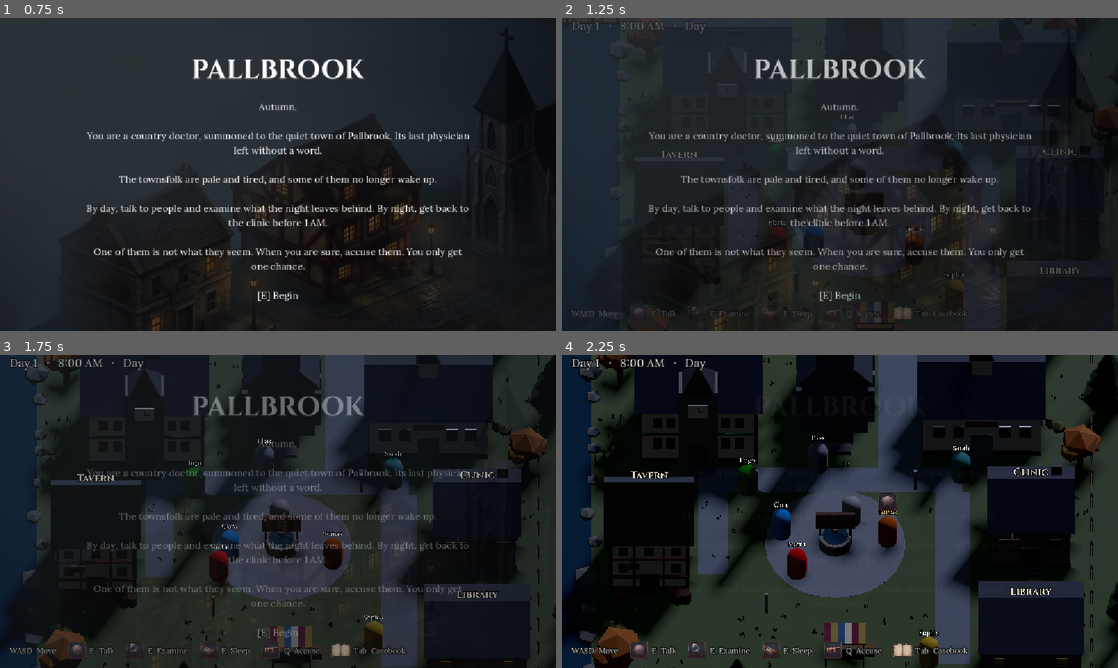
Above: before the commit, frames 1-4 (two rows, left to right).
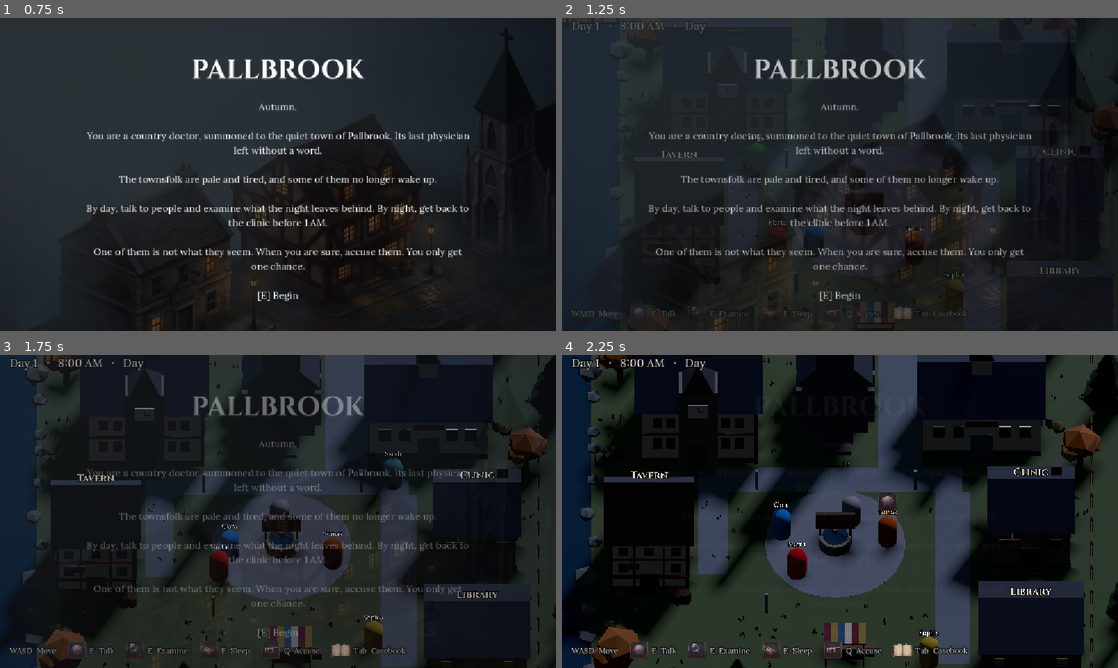
Above: after the commit, the same moments.

Repository: SauloAC/Pallbrook
Game: Godot game, scene res://scenes/mundo/Cidade.tscn
The game is run twice, just before and just after one commit, with the same random seed, the same clock (stepped at 60 frames per second) and the same inputs.
Inputs:
- Up to frame 1 (0.75 s): tap Enter at 0.5 s; hold D (move_right) from 0.53 s (still down); hold Q (accuse) from 0.53 s (still down)
- Up to frame 2 (1.25 s): keep holding D (move_right); keep holding Q (accuse); tap E (interact) at 0.8 s
- Up to frame 3 (1.75 s): release D (move_right) at 1.28 s; release Q (accuse) at 1.28 s; hold S (move_down) from 1.28 s (still down); tap E (interact) at 1.35 s; tap Q (accuse) at 1.55 s
- Up to frame 4 (2.25 s): release S (move_down) at 2.03 s; hold D (move_right) from 2.03 s (still down); hold Q (accuse) from 2.03 s (still down)

Frame 1 is identical in both runs. In frame 2, less than 0.1% of the frame differs, in the area x 33-53%, y 30-49%; in frame 3, 0.3%; in frame 4, 0.5%, in the area x 31-74%, y 25-46%.

Commit message:
NPCs go inside buildings; windows lit only while occupied

Diff:
--- a/data/npcs/hugo.tres
+++ b/data/npcs/hugo.tres
@@ -8,7 +8,7 @@
 npc_name = "Hugo"
 role = "Mayor"
 color = Color(0, 0.49803922, 0, 1)
-Dictionary[int, String]({
+schedule = Dictionary[int, String]({
 8: "Prefeitura",
 12: "Taverna",
 14: "Prefeitura",
--- a/scripts/npc/NPC.gd
+++ b/scripts/npc/NPC.gd
@@ -1,6 +1,9 @@
 extends CharacterBody3D
 
-enum State { ROUTINE, TALKING, SCARED, SLEEPING, DEAD, HUNTING }
+enum State { ROUTINE, TALKING, SCARED, SLEEPING, DEAD, HUNTING, INSIDE }
+
+# Places people stay outside at (everything else has a door to go through)
+const OPEN_AIR_PLACES := ["Praca"]
 
 @export var data: NPCData
 @export var speed := 2.5
@@ -82,6 +85,7 @@
 			_set_present(true)
 			_follow_schedule()
 		State.TALKING:
+			_set_present(true)  # May have come out to the door to talk
 			agent.target_position = global_position  # Stop walking
 		State.SCARED:
 			_set_present(true)
@@ -89,6 +93,9 @@
 				_go_to_place(data.home)
 		State.SLEEPING:
 			_set_present(false)  # Went inside the house
+		State.INSIDE:
+			_set_present(false)  # Inside a building; the window lights up at night
+			velocity = Vector3.ZERO
 		State.DEAD:
 			_set_present(true)
 			collision.disabled = true  # Bodies don't block the way
@@ -136,7 +143,7 @@
 	name_label.text = text
 
 	# Can the player do something with this NPC right now?
-	var can_act := highlighted and (state == State.ROUTINE \
+	var can_act := highlighted and (state == State.ROUTINE or state == State.INSIDE \
 			or (state == State.DEAD and not examined))
 	name_label.modulate = HIGHLIGHT_COLOR if can_act else Color.WHITE
 	prompt_icon.visible = can_act
@@ -145,13 +152,16 @@
 
 func can_talk() -> bool:
 	# Talk to the living, examine the dead (once)
-	return state == State.ROUTINE or (state == State.DEAD and not examined)
+	return state == State.ROUTINE or state == State.INSIDE \
+			or (state == State.DEAD and not examined)
 
 
 func set_highlighted(value: bool) -> void:
 	if highlighted == value:
 		return
 	highlighted = value
+	if state == State.INSIDE:
+		visible = value  # Comes to the door when the doctor is close
 	_update_label()
 
 
@@ -225,7 +235,7 @@
 
 
 func _physics_process(delta: float) -> void:
-	if state == State.SLEEPING or state == State.DEAD:
+	if state == State.SLEEPING or state == State.DEAD or state == State.INSIDE:
 		return
 	# Safety net: if no dialogue is open, nobody should be stuck talking
 	if state == State.TALKING and not GameState.in_dialogue:
@@ -283,6 +293,9 @@
 			hunt_returning = false
 			set_state(State.SLEEPING)
 		return
+	# Reached a building during the routine: go in
+	if state == State.ROUTINE and current_place != "" and not OPEN_AIR_PLACES.has(current_place):
+		set_state(State.INSIDE)
 
 
 func start_hunt(place: String) -> void:
@@ -336,6 +349,12 @@
 	if state == State.SLEEPING:
 		if not GameState.is_night:
 			set_state(State.ROUTINE)  # Wake up and start the day
+		return
+	if state == State.INSIDE:
+		if data.home == current_place and _is_bedtime():
+			set_state(State.SLEEPING)  # Already home: lights out
+		elif _place_for_hour(int(GameState.hour)) != current_place:
+			set_state(State.ROUTINE)  # Time to be somewhere else: step out
 		return
 	if state == State.ROUTINE:
 		_follow_schedule()
--- a/scripts/world/NightLight.gd
+++ b/scripts/world/NightLight.gd
@@ -1,16 +1,54 @@
 extends Light3D
 
-# Any light with this script turns on at night and off during the day
+# Street lamps: on at night, off during the day.
+# Window lights (parent is a building named like a location): on at night only
+# while someone is awake inside. The Clinic is the doctor's, so it is always lit.
+
+const CHECK_INTERVAL := 0.5
 
 var on_energy: float
+var place := ""        # Building this window belongs to ("" = street lamp)
+var lit := false
+var check_timer := 0.0
+
 
 func _ready() -> void:
 	on_energy = light_energy  # The brightness set in the Inspector
-	light_energy = on_energy if GameState.is_night else 0.0
-	EventBus.phase_changed.connect(_on_phase_changed)
+	var parent := get_parent()
+	if parent and parent.name != "Clinica" and _is_location(parent.name):
+		place = parent.name
+	lit = _should_be_lit()
+	light_energy = on_energy if lit else 0.0
 
-func _on_phase_changed(is_night: bool) -> void:
+
+func _process(delta: float) -> void:
+	check_timer -= delta
+	if check_timer > 0.0:
+		return
+	check_timer = CHECK_INTERVAL
+	var should := _should_be_lit()
+	if should == lit:
+		return
+	lit = should
 	var tween := create_tween()
 	# Small random delay so the lights don't all switch at once
 	tween.tween_interval(randf_range(0.0, 1.5))
-	tween.tween_property(self, "light_energy", on_energy if is_night else 0.0, 2.0)
+	tween.tween_property(self, "light_energy", on_energy if lit else 0.0, 2.0)
+
+
+func _should_be_lit() -> bool:
+	if not GameState.is_night:
+		return false
+	if place == "":
+		return true  # Street lamp or the Clinic
+	for npc in get_tree().get_nodes_in_group("npcs"):
+		if npc.current_place == place and npc.state == npc.State.INSIDE:
+			return true
+	return false
+
+
+func _is_location(node_name: String) -> bool:
+	for marker in get_tree().get_nodes_in_group("locations"):
+		if marker.name == node_name:
+			return true
+	return false
